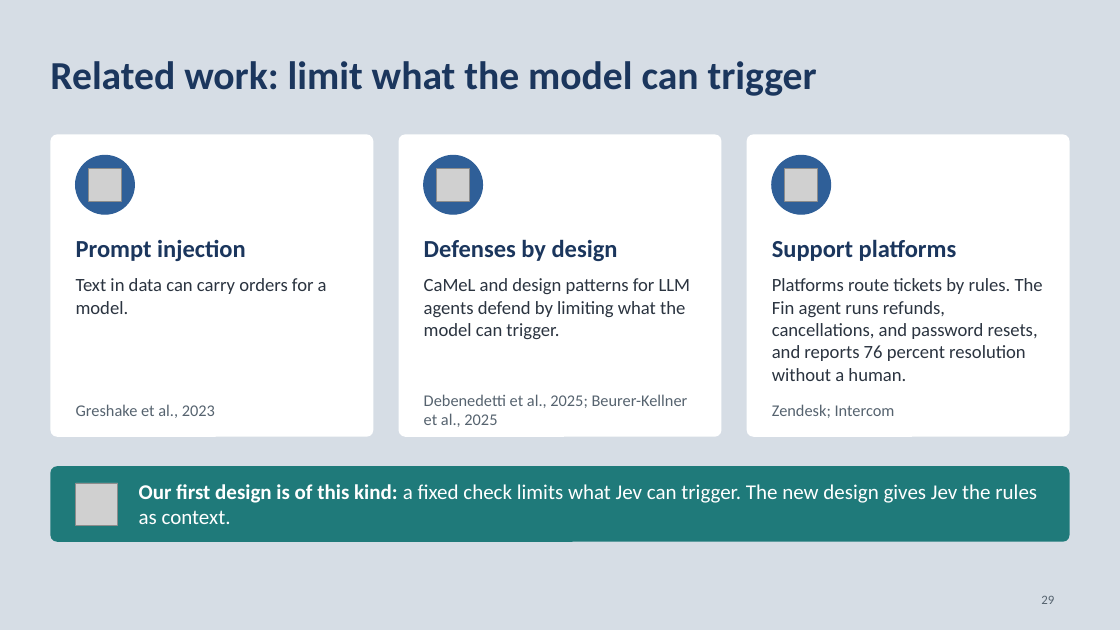
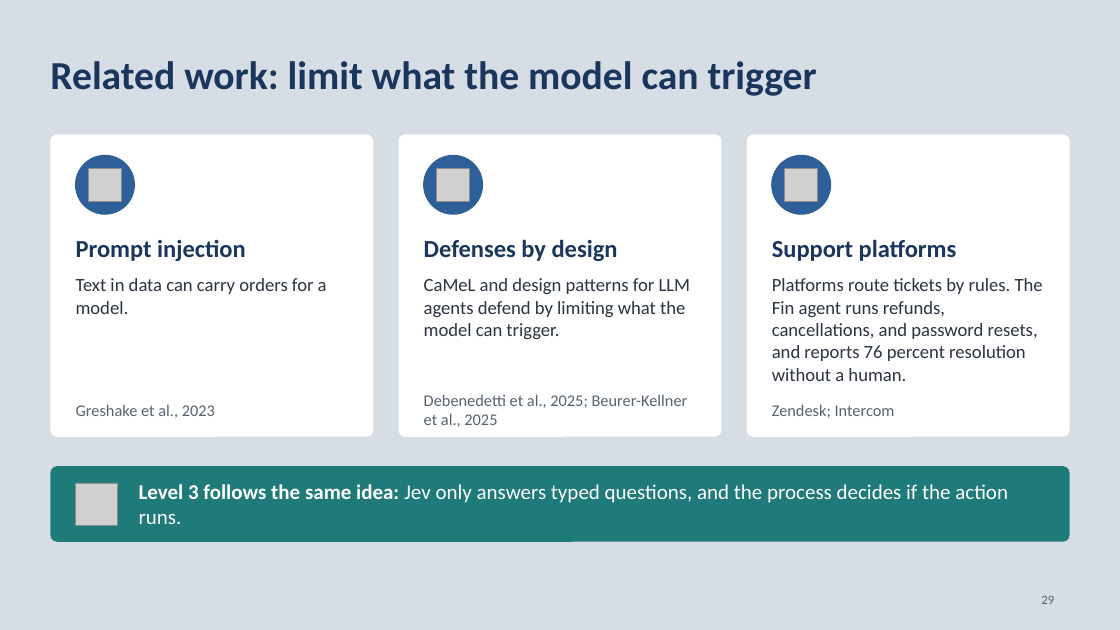
Before and after one commit to neilonthesky/english-presentation, a slide deck: slide 29 of slides/deck.pptx. Drawn at 1120x630 pixels with LibreOffice and Linux fonts; fonts in the diff are those of the drawing; grey boxes stand for pictures. Boxes give left, top, right and bottom in pixels: in the first picture for what was removed or moved away, otherwise in the second. Text is boxed around its words. In the diff, an @@ line names an element or a change of style, - is before the commit and + after.

Commit message:
feat: expanded the Jev evaluation and revised the presentation
- Added probes comparing rule-question strategies and a
  Jev-with-rules-as-context approach.
- Updated the slides to describe sequential rule questions and report
  results for 1,024 requests.

```diff
--- a/slides/deck.pptx
+++ b/slides/deck.pptx
@@ text at [139, 484, 1008, 524]: text changed @@
-Our first design is of this kind: a fixed check limits what Jev can trigger. The new design gives Jev the rules as context.
+Level 3 follows the same idea: Jev only answers typed questions, and the process decides if the action runs.
```
Also in this commit, not shown: 24 other slides changed, 3 slides added, 3 slides removed, 16 other files.
